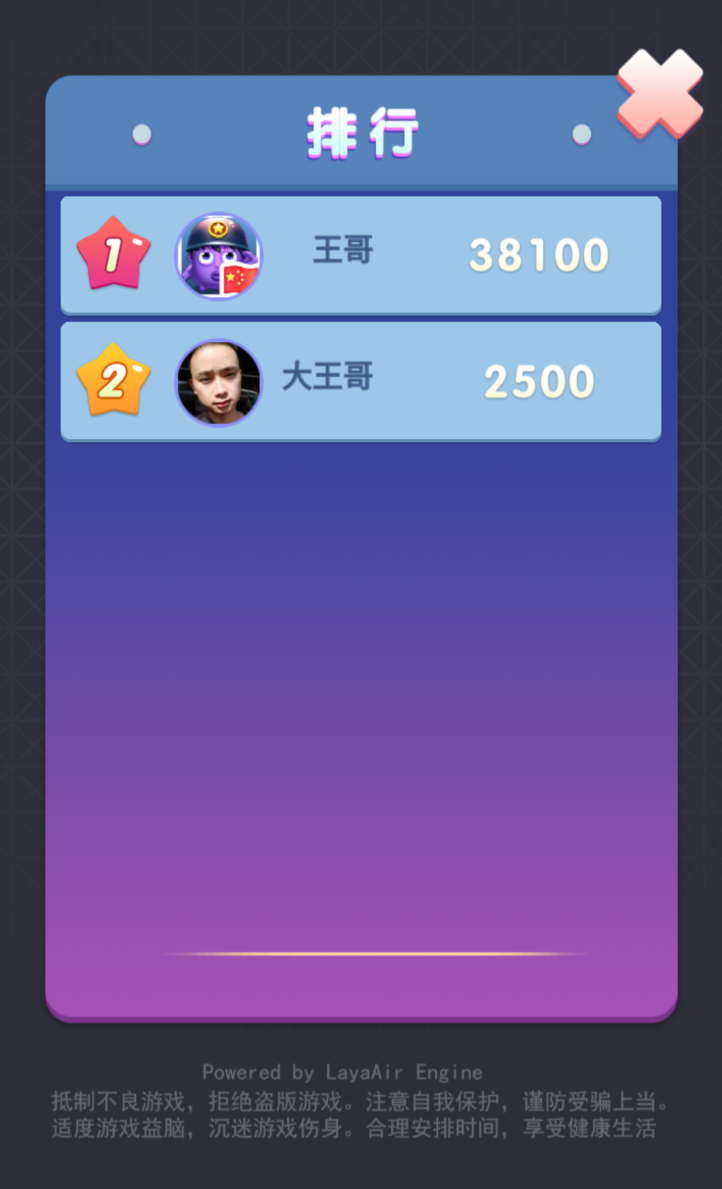
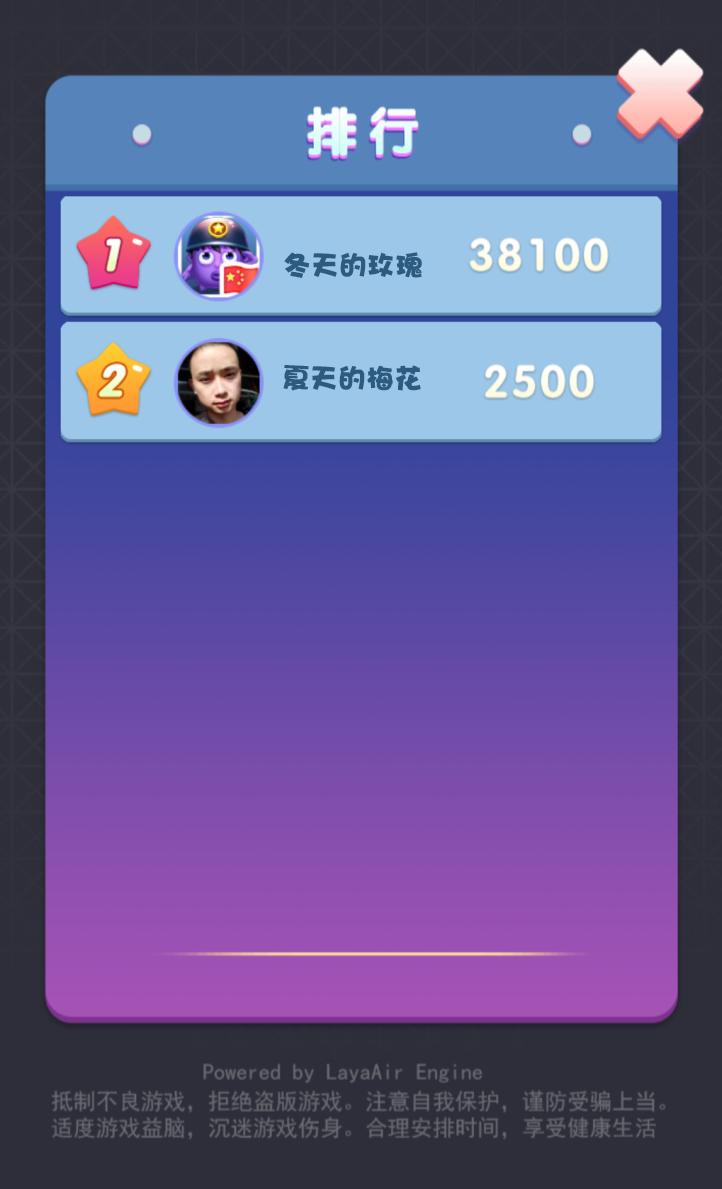
Layers edited between the first and the second 722x1189 image:
added layer "夏天的梅花" above "冬天的玫瑰" over [283, 365, 421, 391]
added layer "冬天的玫瑰" above "图层 2 拷贝" over [284, 252, 422, 278]
added layer "图层 2 拷贝" above "图层 2" over [281, 359, 405, 392]
painted on "图层 2" over [312, 233, 403, 275]
